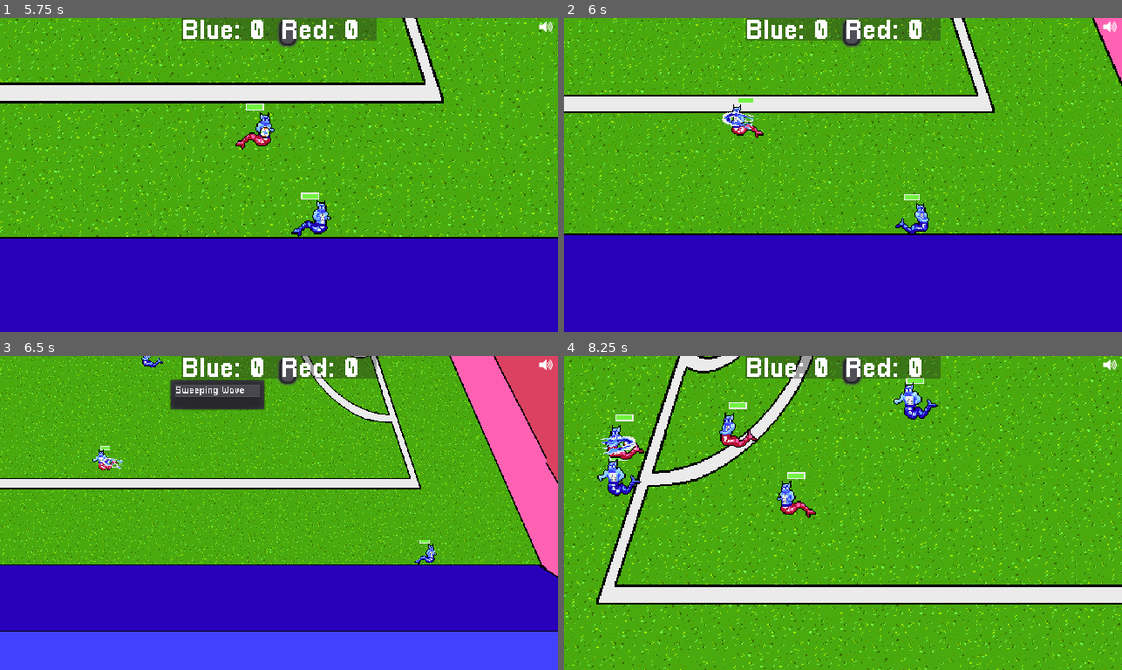
Above: before the commit, frames 1-4 (two rows, left to right).
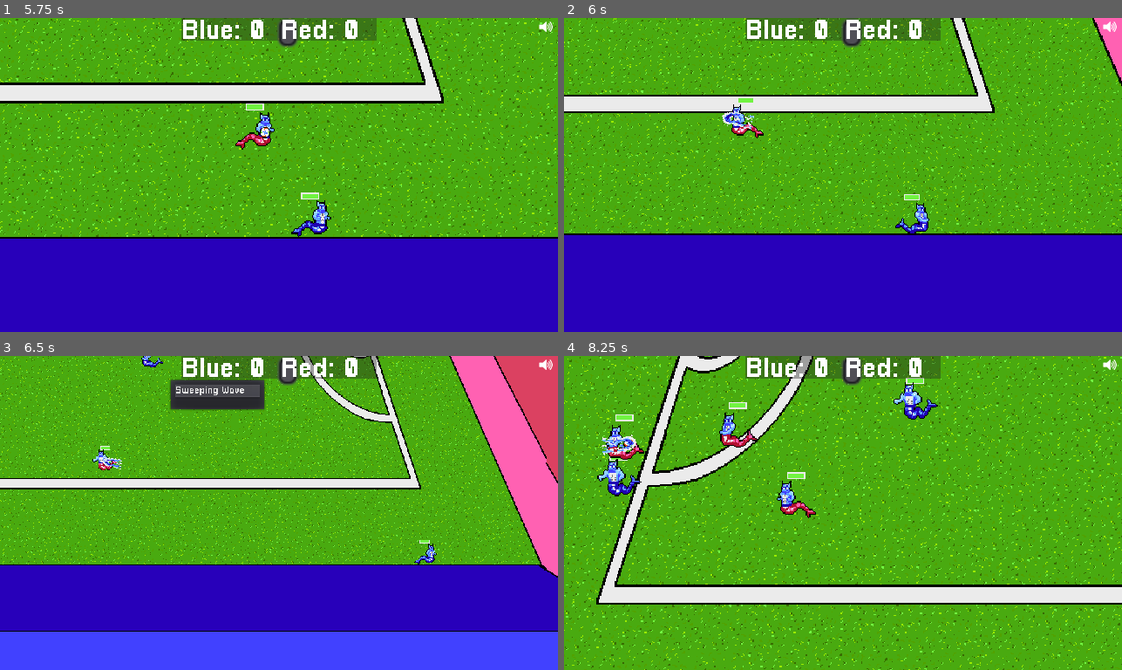
Above: after the commit, the same moments.

Repository: gamkedo-la/Elementaball
Game: Godot game, scene res://Node2D.tscn
The game is run twice, just before and just after one commit, with the same random seed, the same clock (stepped at 60 frames per second) and the same inputs.
Inputs:
- Up to frame 1 (5.75 s): hold Right (ui_right) 0.53-1.28 s; hold Down (ui_down) 1.28-2.03 s; hold Right (ui_right) 2.03-2.78 s; hold Up (ui_up) 2.78-3.53 s; hold Left (ui_left) 3.53-5.03 s; hold Down (ui_down) from 5.03 s (still down)
- Up to frame 2 (6 s): release Down (ui_down) at 5.78 s; hold Right (ui_right) from 5.78 s (still down)
- Up to frame 3 (6.5 s): keep holding Right (ui_right)
- Up to frame 4 (8.25 s): release Right (ui_right) at 6.53 s; hold Up (ui_up) 6.53-7.28 s; hold Right (ui_right) 7.28-8.03 s; hold Down (ui_down) from 8.03 s (still down)

Frame 1 is identical in both runs. In frame 2, 0.1% of the frame differs, in the area x 28-35%, y 29-36%; in frame 3, less than 0.1%; in frame 4, 0.2%, in the area x 6-13%, y 25-32%.

Commit message:
Blue pitch created

Diff:
--- a/Node2D.tscn
+++ b/Node2D.tscn
@@ -122,7 +122,10 @@
 starting_stats = ExtResource( 10 )
 
 [node name="AnimationTree" parent="Player" index="1"]
-parameters/playback = SubResource( 1 )
+parameters/playback = SubResource( 27 )
+
+[node name="EnemyCollider" parent="Player" index="3"]
+position = Vector2( -0.159099, -0.198006 )
 
 [node name="Player2" parent="." groups=[
 "all_players",
@@ -134,7 +137,10 @@
 starting_stats = ExtResource( 10 )
 
 [node name="AnimationTree" parent="Player2" index="1"]
-parameters/playback = SubResource( 2 )
+parameters/playback = SubResource( 28 )
+
+[node name="EnemyCollider" parent="Player2" index="3"]
+position = Vector2( -0.159099, -0.198006 )
 
 [node name="Player3" parent="." groups=[
 "all_players",
@@ -146,7 +152,10 @@
 starting_stats = ExtResource( 10 )
 
 [node name="AnimationTree" parent="Player3" index="1"]
-parameters/playback = SubResource( 3 )
+parameters/playback = SubResource( 29 )
+
+[node name="EnemyCollider" parent="Player3" index="3"]
+position = Vector2( -0.159099, -0.198006 )
 
 [node name="Popup" parent="." instance=ExtResource( 3 )]
 
@@ -168,7 +177,6 @@
 z_index = 3
 frames = SubResource( 19 )
 animation = "water ball"
-frame = 2
 playing = true
 script = ExtResource( 16 )
 
Binary file added: Art/blue_pitch.png
Not shown: 12 places in Node2D.tscn that only renumber resources
Not shown: 4 places in UI/StartMenu.tscn that only renumber resources
